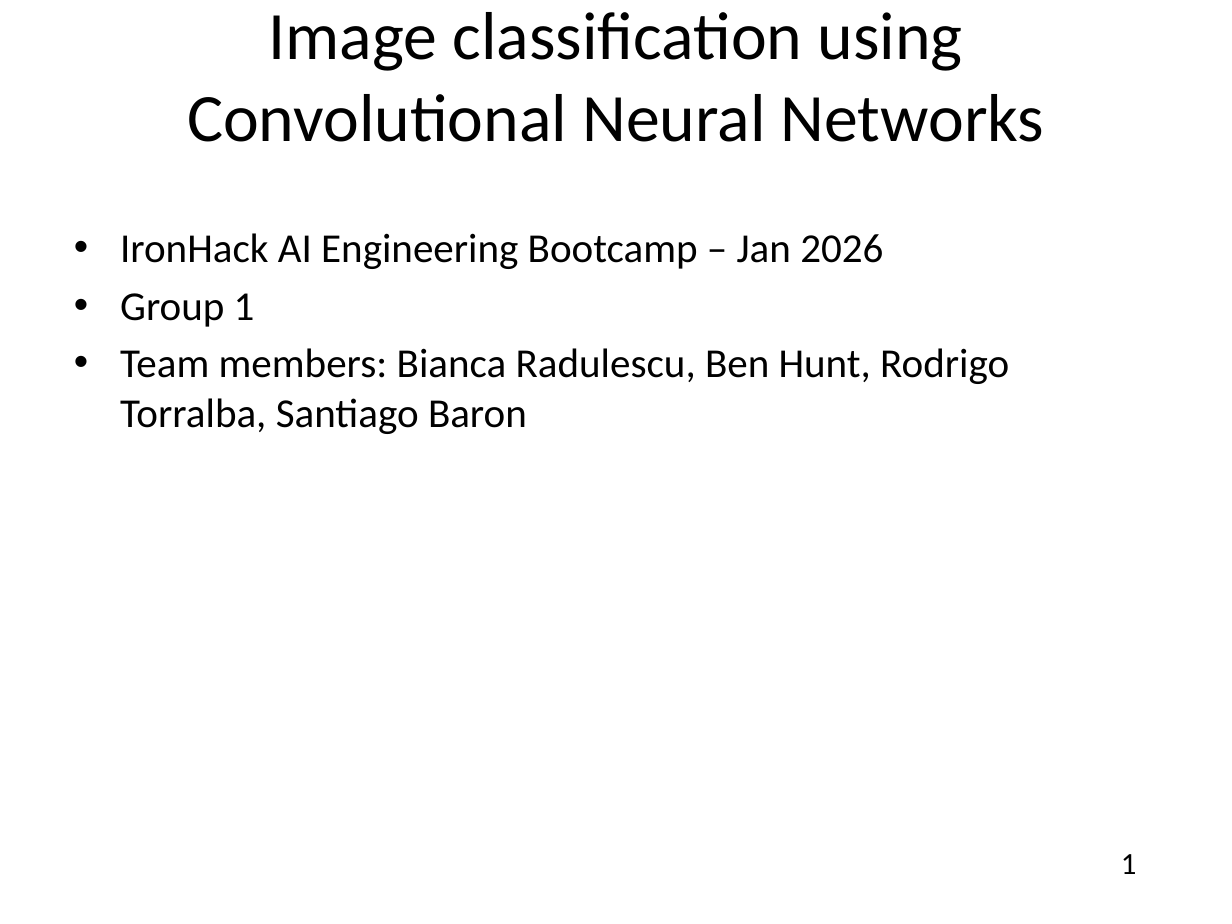
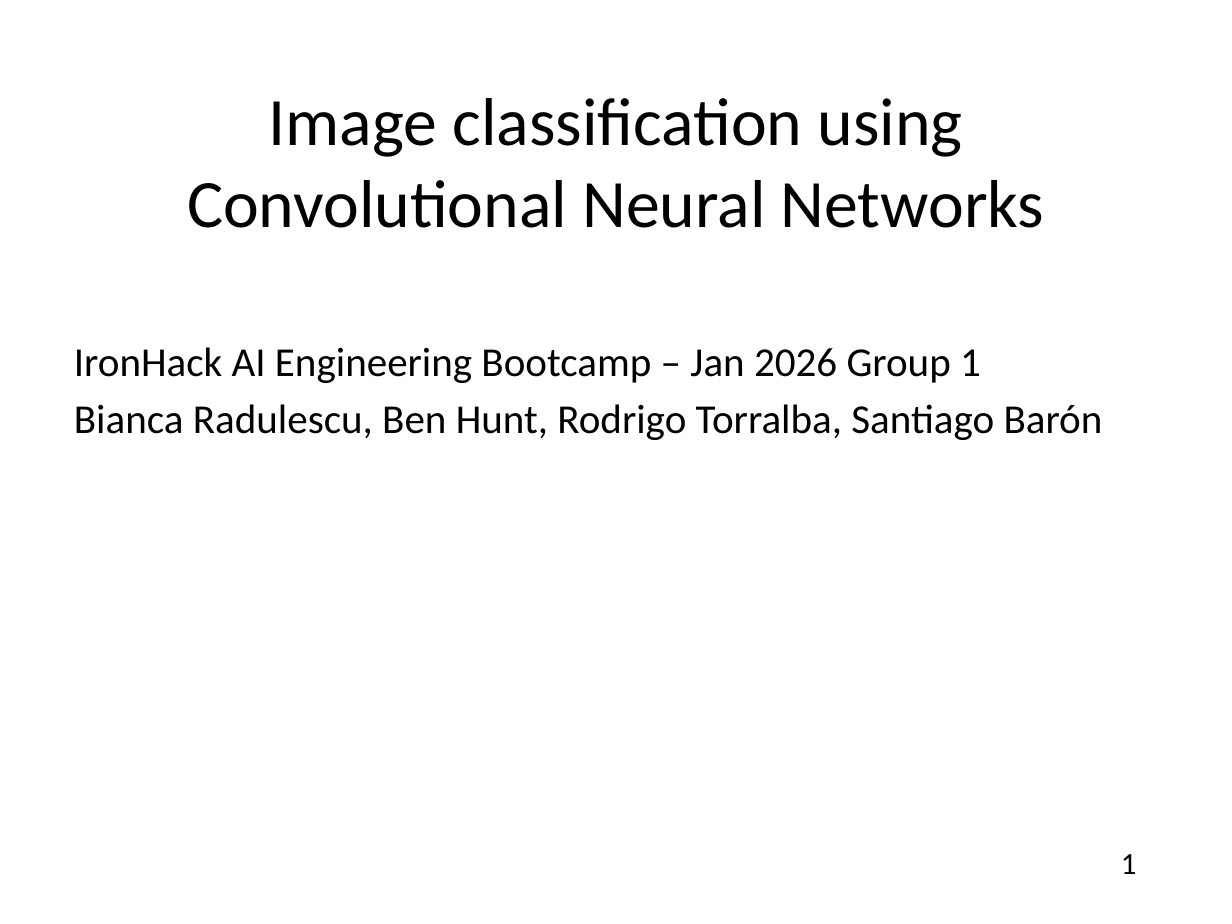
Before and after one commit to biancaene/ironhack_2026_cnn_group1, a slide deck: slide 1 of presentation/CNN_Image_Classification_Presentation.pptx. Drawn at 1232x924 pixels with LibreOffice and Linux fonts; fonts in the diff are those of the drawing. Boxes give left, top, right and bottom in pixels: in the first picture for what was removed or moved away, otherwise in the second. Text is boxed around its words. In the diff, an @@ line names an element or a change of style, - is before the commit and + after.

Commit message:
final presentation

```diff
--- a/presentation/CNN_Image_Classification_Presentation.pptx
+++ b/presentation/CNN_Image_Classification_Presentation.pptx
@@ title "Image classification using Convolutional Neural ...": place and size @@
-title "Image classification using Convolutional Neural ..." at bbox=[187, 12, 1044, 142]
+title "Image classification using Convolutional Neural ..." at bbox=[187, 98, 1044, 228]
@@ text at bbox=[74, 347, 1103, 440]: text changed @@
-• IronHack AI Engineering Bootcamp – Jan 2026
-• Group 1
-• Team members: Bianca Radulescu, Ben Hunt, Rodrigo Torralba, Santiago Baron
+IronHack AI Engineering Bootcamp – Jan 2026 Group 1
+Bianca Radulescu, Ben Hunt, Rodrigo Torralba, Santiago Barón
```
Also in this commit, not shown: 1 other slide changed.
